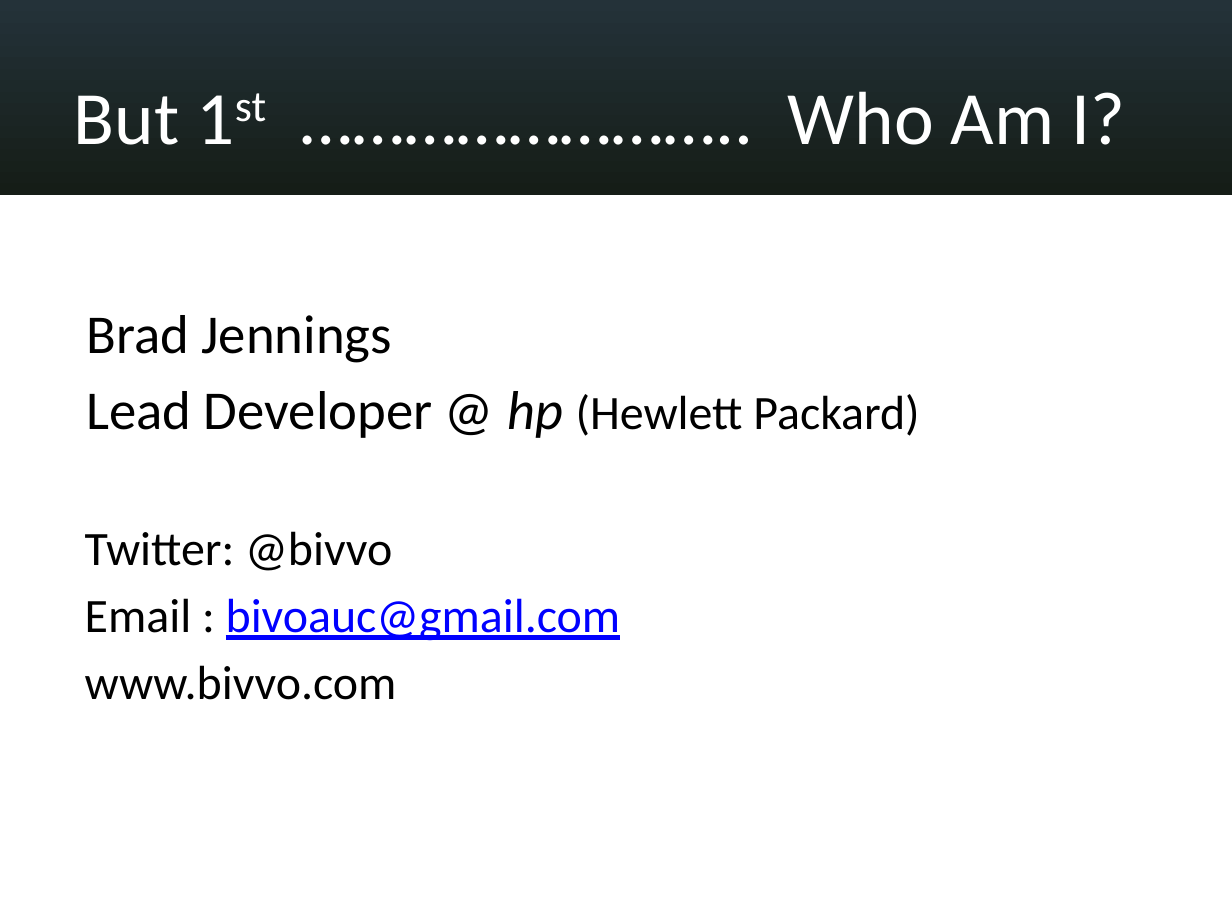
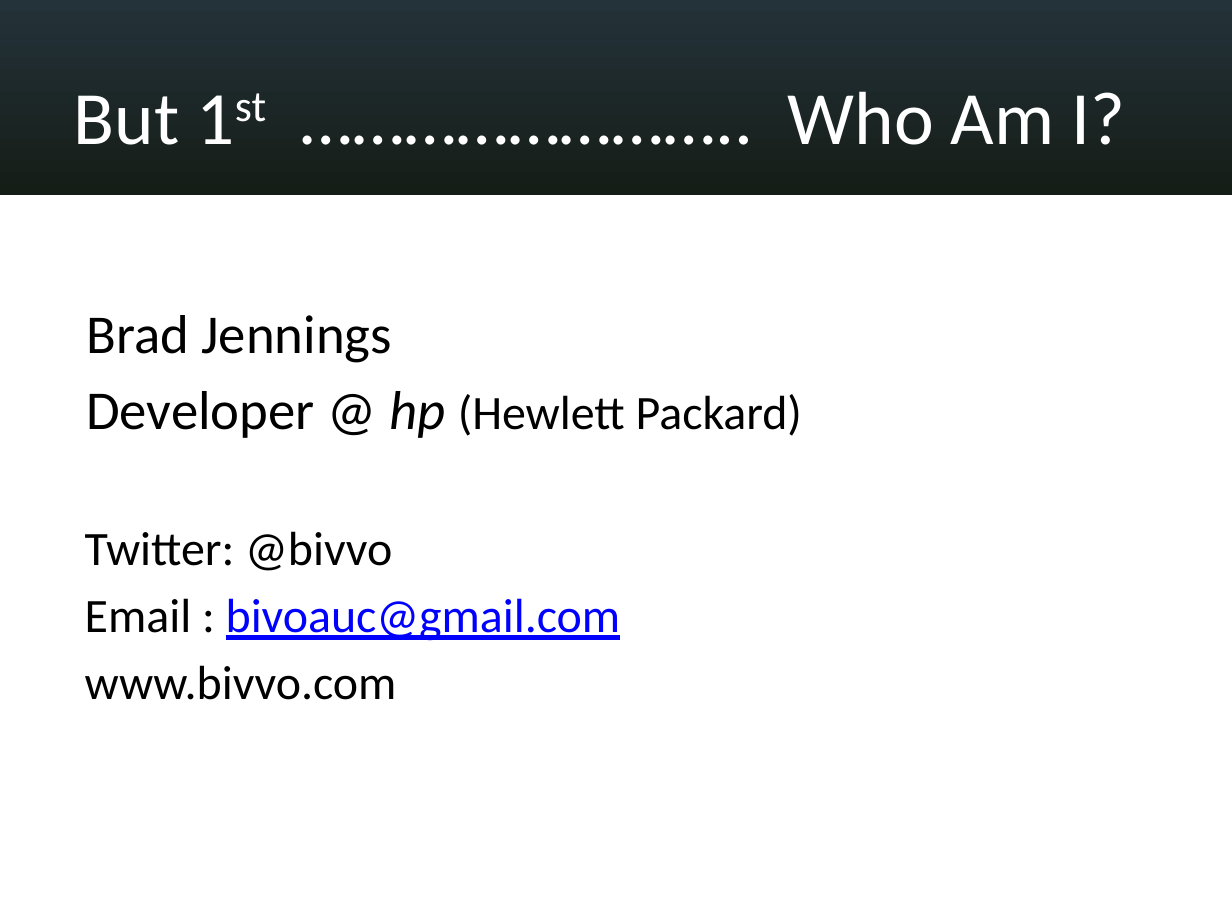
Before and after one commit to bivvo/AppHarbor-Presentation, a slide deck: slide 2 of Appharbor.pptx. Drawn at 1232x924 pixels with LibreOffice and Linux fonts; fonts in the diff are those of the drawing. Boxes give left, top, right and bottom in pixels: in the first picture for what was removed or moved away, otherwise in the second. Text is boxed around its words. In the diff, an @@ line names an element or a change of style, - is before the commit and + after.

```diff
--- a/Appharbor.pptx
+++ b/Appharbor.pptx
@@ text at <box>86,391,802,438</box>: text changed; size 32 to 28 pt @@
-Lead Developer @ hp (Hewlett Packard)
+Developer @ hp (Hewlett Packard)
```
Also in this commit, not shown: 8 other files.
